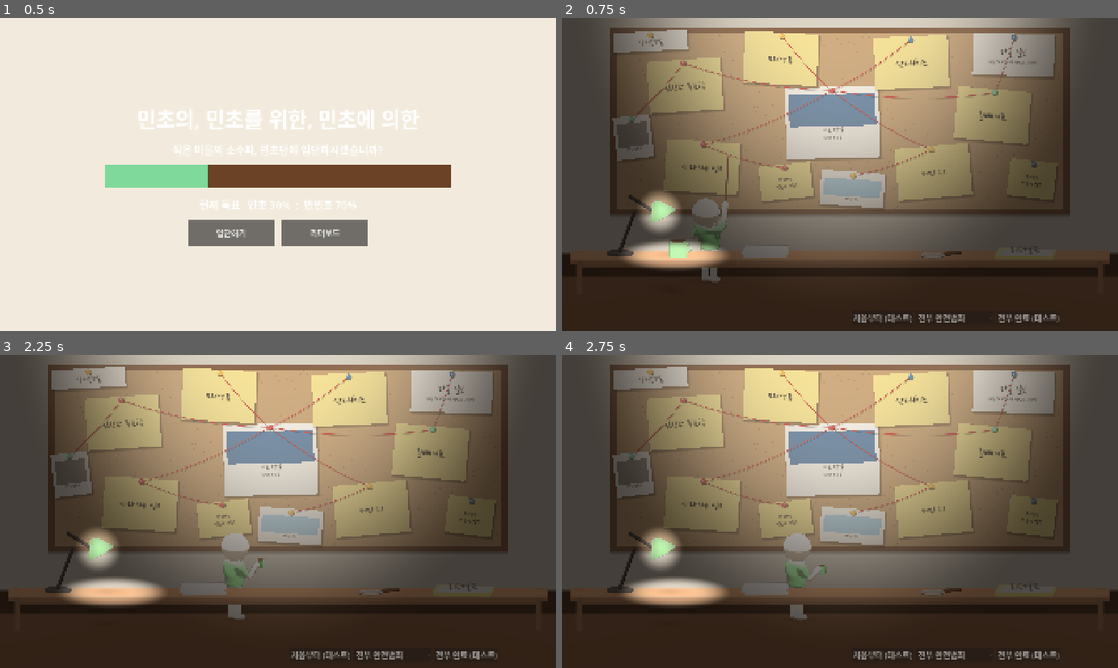
Above: before the commit, frames 1-4 (two rows, left to right).
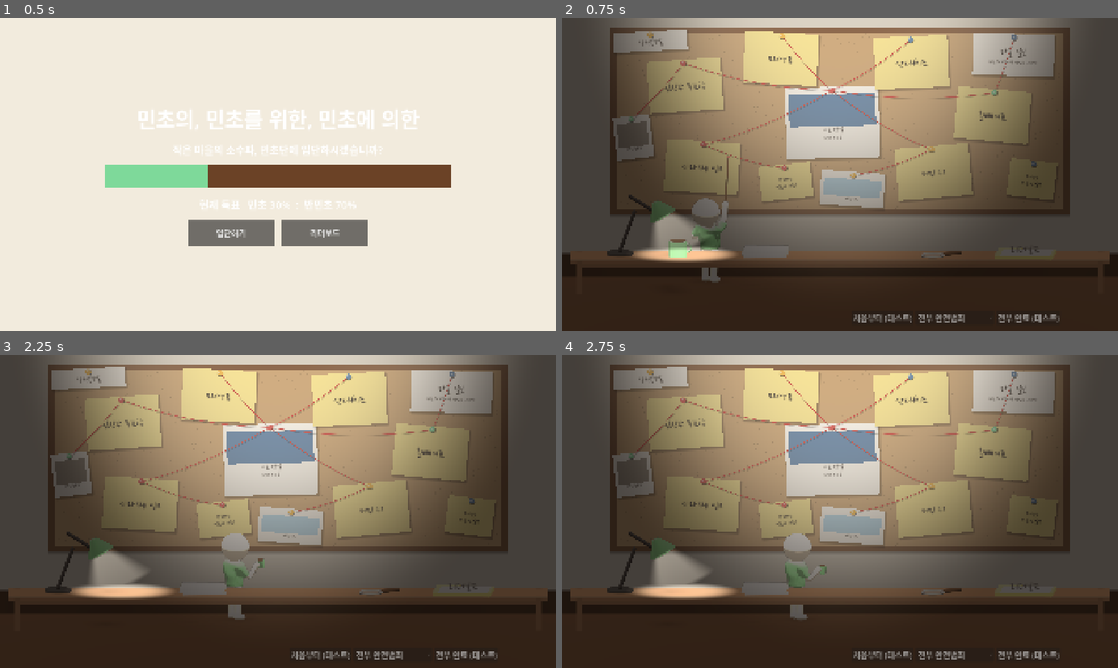
Above: after the commit, the same moments.

Repository: hahaha13791/mincho-game
Game: Godot game, scene res://main/title.tscn
The game is run twice, just before and just after one commit, with the same random seed, the same clock (stepped at 60 frames per second) and the same inputs.
Inputs:
- Up to frame 1 (0.5 s): no input
- Up to frame 2 (0.75 s): click "입단하기" at 0.5 s
- Up to frame 3 (2.25 s): click "리더보드" at 1.25 s; click "돌아가기" at 2 s
- Up to frame 4 (2.75 s): no input

Frame 1 is identical in both runs. In frame 2, 2.1% of the frame differs, in the area x 10-32%, y 55-81%; in frame 3, 2.1%; in frame 4, 2.1%.

Commit message:
fix(main): 스탠드 갓과 책상이 따로 동그랗게 빛나던 것을 갓에서 책상까지 이어지는 빛줄기로
갓 둘레 원은 갓이 스스로 빛나는 것처럼 보였다. 갓 입구에서 갓이 향한 방향으로 넓어지며 책상 웅덩이에서 끝나게 하고, 웅덩이는 책상 윗면 두께에 맞춰 납작하게

Co-Authored-By: Claude Opus 5.5 <noreply@anthropic.com>

Diff:
--- a/main/hub/desk.gd
+++ b/main/hub/desk.gd
@@ -34,7 +34,7 @@
 var _hero: Protagonist
 var _desk_props: Dictionary = {} # 이름 -> Node3D (mug, magnifier)
 var _desk_root: Node3D # 책상과 그 위 소품. DESK_Z만큼 앞에
-var _lamp: Node3D
+var _shade: MeshInstance3D # 스탠드 갓. 조명 덮개가 빛 방향을 잰다
 
 
 func _ready() -> void:
@@ -95,11 +95,12 @@
 	return _camera.unproject_position(_folder.global_position)
 
 
-## 스탠드 빛이 화면에 찍히는 위치: [갓, 갓이 비추는 책상 위 웅덩이]. 허브 조명 덮개가 쓴다
+## 스탠드 빛이 화면에 찍히는 위치: [갓 입구, 갓이 향하는 방향으로 닿는 책상 위]. 허브 조명 덮개가 쓴다
 func lamp_screen_pos() -> PackedVector2Array:
-	var shade: Vector3 = _lamp.to_global(Vector3(1.4, 1.5, 0))
-	var pool: Vector3 = _lamp.to_global(Vector3(1.9, 0.0, 0.2))
-	return PackedVector2Array([_camera.unproject_position(shade), _camera.unproject_position(pool)])
+	var mouth: Vector3 = _shade.to_global(Vector3(0, -0.275, 0)) # 원뿔의 넓은 쪽(-y)
+	var aim: Vector3 = _shade.global_basis * Vector3.DOWN
+	var pool: Vector3 = mouth + aim * ((TOP_Y - mouth.y) / aim.y)
+	return PackedVector2Array([_camera.unproject_position(mouth), _camera.unproject_position(pool)])
 
 
 func _build() -> void:
@@ -127,7 +128,6 @@
 
 	# 스탠드(왼쪽)
 	var lamp: Node3D = _group(Vector3(-7.6, TOP_Y, -0.2))
-	_lamp = lamp
 	_cyl(lamp, 0.45, 0.08, Vector3(0, 0.04, 0), PALETTE.stamp)
 	var arm1: MeshInstance3D = _cap(lamp, 0.06, 1.6, Vector3(0.25, 0.8, 0), PALETTE.stamp)
 	arm1.rotation.z = -0.35
@@ -135,6 +135,7 @@
 	arm2.rotation.z = 1.0
 	var shade: MeshInstance3D = _cone(lamp, 0.12, 0.5, 0.55, Vector3(1.35, 1.6, 0), PALETTE.mincho.darkened(0.25))
 	shade.rotation.z = 0.5
+	_shade = shade
 
 	# 커피잔
 	var mug: Node3D = _group(Vector3(-5.6, TOP_Y, 0.2))
--- a/main/hub/hub_light.gdshader
+++ b/main/hub/hub_light.gdshader
@@ -1,6 +1,6 @@
 shader_type canvas_item;
 // 작전본부실 조명 덮개: 화면 전체를 어둡게 깔고 빛이 닿는 곳만 남긴다(실제 조명이 아닌 그림).
-// 빛 둘: 위에서 퍼지는 천장 조명(타원), 책상 스탠드(갓 둘레 + 책상 위 웅덩이, 가끔 깜빡임).
+// 빛 둘: 위에서 퍼지는 천장 조명(타원), 책상 스탠드(갓 입구에서 넓어지는 빛줄기 + 책상 위 웅덩이, 가끔 깜빡임).
 // 좌표는 모두 화면 픽셀(1920x1080). 색은 hub.gd가 팔레트에서 넣는다.
 
 uniform vec4 dark : source_color;
@@ -10,11 +10,12 @@
 uniform float warm_alpha = 0.14; // 빛 안쪽에 얹는 따뜻한 색 세기
 uniform vec2 ceiling = vec2(960.0, -260.0); // 천장 조명 중심
 uniform vec2 ceiling_radius = vec2(950.0, 1300.0);
-uniform vec2 lamp_shade; // 스탠드 갓
+uniform vec2 lamp_shade; // 스탠드 갓 입구
 uniform vec2 lamp_pool; // 갓이 비추는 책상 위
-uniform float lamp_radius = 90.0;
+uniform float mouth_half = 45.0; // 빛줄기가 시작하는 갓 입구 반폭
+uniform float beam_strength = 0.4; // 공기 중 빛줄기는 웅덩이보다 옅게
 uniform float lamp_warm = 0.16; // 스탠드 빛에만 더 얹는 따뜻한 색
-uniform vec2 pool_radius = vec2(210.0, 60.0);
+uniform vec2 pool_radius = vec2(210.0, 32.0); // 책상 윗면이 화면에서 얇아 납작하게(넘치면 책상 밑까지 밝아짐)
 
 float hash(float n) {
 	return fract(sin(n * 12.9898) * 43758.5453);
@@ -27,6 +28,19 @@
 	return hum - dip;
 }
 
+// 갓 입구(a)에서 웅덩이(b)까지 넓어지는 빛줄기. 입구 뒤(갓 안쪽)는 비추지 않는다
+float beam(vec2 p, vec2 a, vec2 b, float w0, float w1) {
+	vec2 ab = b - a;
+	float len = length(ab);
+	vec2 dir = ab / len;
+	vec2 v = p - a;
+	float t = dot(v, dir) / len;
+	float d = abs(v.x * dir.y - v.y * dir.x);
+	float w = mix(w0, w1, clamp(t, 0.0, 1.0));
+	float along = smoothstep(0.0, 0.08, t) * (1.0 - smoothstep(0.85, 1.0, t)); // 웅덩이에서 끝(책상을 뚫고 내려가지 않게)
+	return (1.0 - smoothstep(0.4, 1.0, d / w)) * along * mix(1.0, 0.6, t);
+}
+
 float spot(vec2 p, vec2 c, vec2 r, float inner) {
 	return 1.0 - smoothstep(inner, 1.0, length((p - c) / r));
 }
@@ -34,7 +48,9 @@
 void fragment() {
 	vec2 p = UV * screen_size;
 	float light = spot(p, ceiling, ceiling_radius, 0.15);
-	float lamp = max(spot(p, lamp_shade, vec2(lamp_radius), 0.0), spot(p, lamp_pool, pool_radius, 0.3)) * flicker(TIME);
+	float ray = beam(p, lamp_shade, lamp_pool, mouth_half, pool_radius.x * 0.8) * beam_strength;
+	ray *= 1.0 - smoothstep(lamp_pool.y - 10.0, lamp_pool.y + 10.0, p.y); // 빛줄기가 비스듬해 아래 가장자리가 책상 밑으로 새지 않게
+	float lamp = max(ray, spot(p, lamp_pool, pool_radius, 0.3)) * flicker(TIME);
 	light = max(light, lamp);
 	light = clamp(light, 0.0, 1.0);
 	COLOR = vec4(mix(dark.rgb, warm.rgb, light), mix(max_dark, warm_alpha + lamp * lamp_warm, light));
Not shown, changed: docs/todo/progress.md
